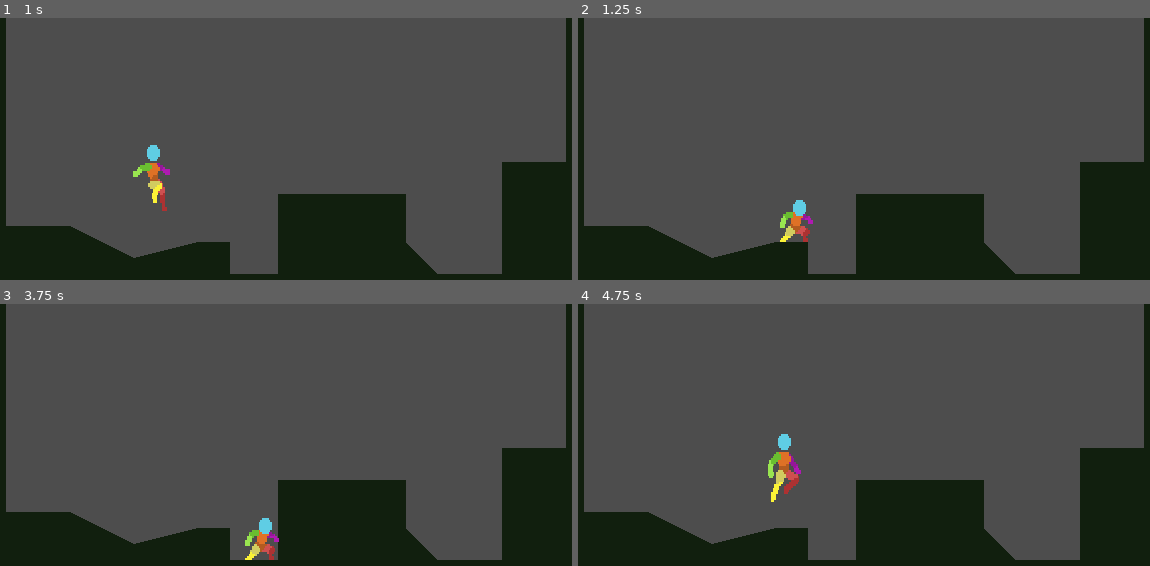
Above: before the commit, frames 1-4 (two rows, left to right).
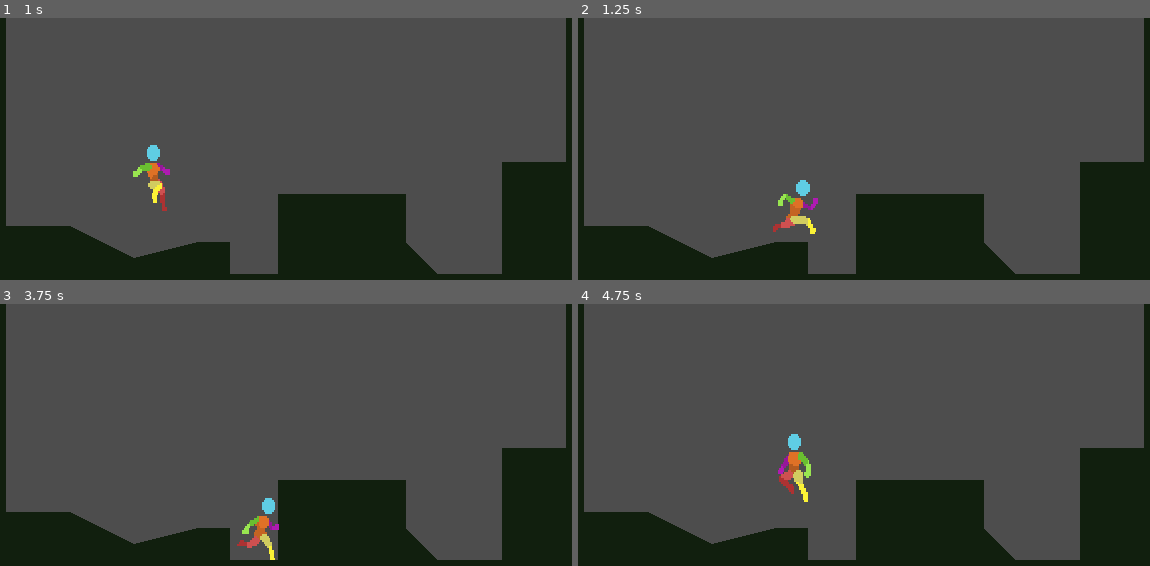
Above: after the commit, the same moments.

Repository: chuckzee/godot_2d_platformer
Game: Godot game, scene res://world.tscn
Two runs of this game, one before a commit and one after it. Both use one fixed random seed, a clock stepped at 60 frames per second and the inputs below.
Inputs:
- Up to frame 1 (1 s): tap Enter (ui_accept) at 0.5, 0.77 s; hold Right (ui_right) from 0.53 s (still down)
- Up to frame 2 (1.25 s): keep holding Right (ui_right)
- Up to frame 3 (3.75 s): tap Enter (ui_accept) at 1.52, 3.02 s; release Right (ui_right) at 2.03 s; hold Left (ui_left) 2.03-2.78 s; hold Right (ui_right) from 2.78 s (still down)
- Up to frame 4 (4.75 s): tap Enter (ui_accept) at 3.77, 4.52 s; release Right (ui_right) at 4.28 s; hold Left (ui_left) from 4.28 s (still down)

Frame 1 is identical in both runs. In frame 2, 0.9% of the frame differs, in the area x 34-42%, y 61-86%; in frame 3, 0.8%; in frame 4, 1.0%, in the area x 33-41%, y 49-76%.

Commit message:
Fix animation when player lands and keeps moving

Diff:
--- a/character.gd
+++ b/character.gd
@@ -31,7 +31,7 @@
 	if direction:
 		velocity.x = direction * SPEED
 		# Flip sprite and play walking animation.
-		if is_on_floor() and animated_sprite_2d.animation != "land":
+		if is_on_floor():
 			animated_sprite_2d.flip_h = direction < 0
 			animated_sprite_2d.play("walk")
 	else:
--- a/character.tscn
+++ b/character.tscn
@@ -141,6 +141,11 @@
 
 [sub_resource type="SpriteFrames" id="SpriteFrames_1n3sy"]
 animations = [{
+"frames": [],
+"loop": true,
+"name": &"crouch",
+"speed": 5.0
+}, {
 "frames": [{
 "duration": 1.0,
 "texture": SubResource("AtlasTexture_r1as5")
@@ -275,7 +280,7 @@
 [node name="AnimatedSprite2D" type="AnimatedSprite2D" parent="."]
 scale = Vector2(0.833333, 1)
 sprite_frames = SubResource("SpriteFrames_1n3sy")
-animation = &"wall_slide"
+animation = &"idle"
 autoplay = "idle"
 
 [node name="CollisionShape2D" type="CollisionShape2D" parent="."]
Binary file added: Player Roll 48x48.png
Not shown, added: Player Roll 48x48.png.import
